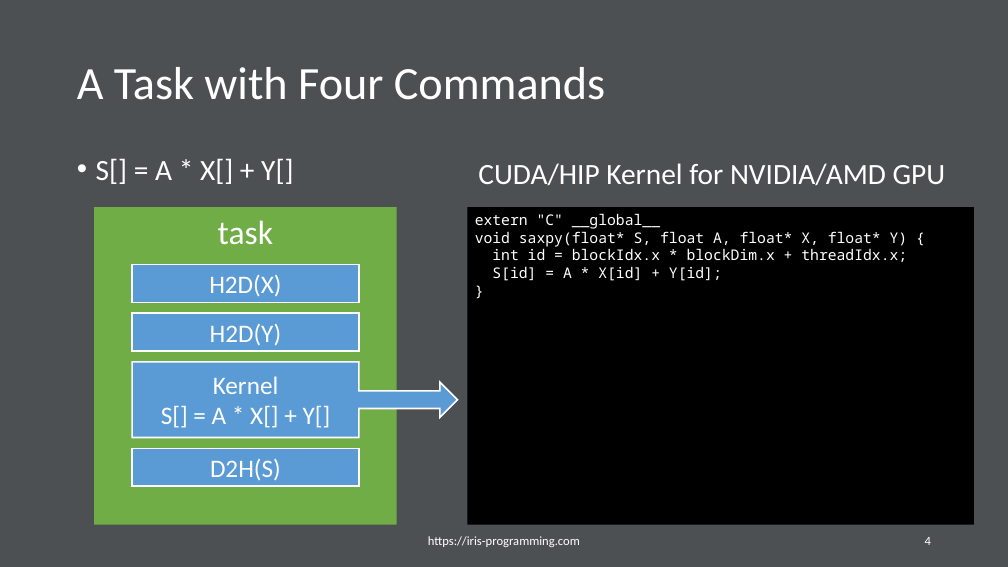
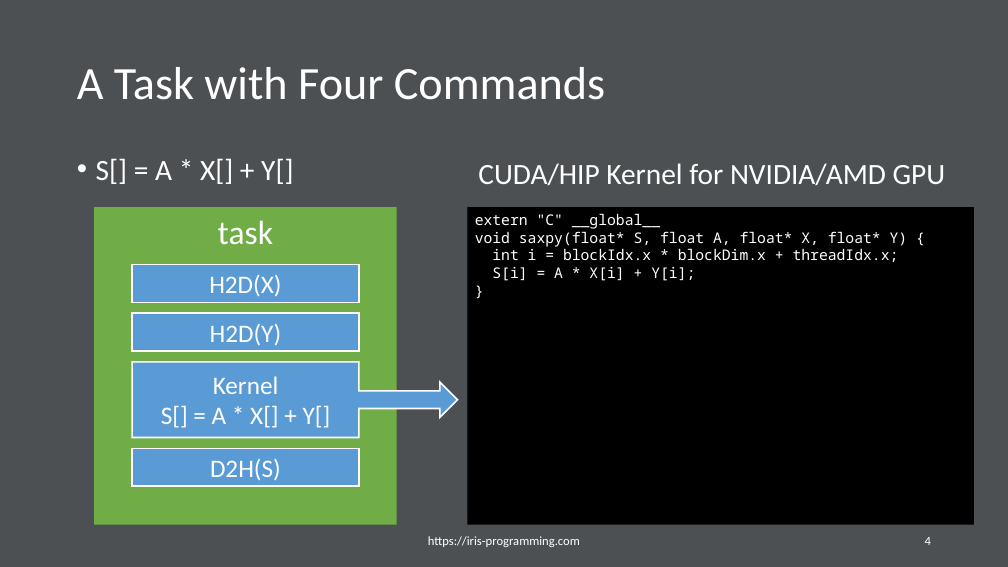
Before and after one commit to iris-programming/iris-programming.github.io, a slide deck: slide 4 of pdf/2021-tutorial-saxpy.pptx. Drawn at 1008x567 pixels with LibreOffice and Linux fonts; fonts in the diff are those of the drawing. Boxes give left, top, right and bottom in pixels: in the first picture for what was removed or moved away, otherwise in the second. Text is boxed around its words. In the diff, an @@ line names an element or a change of style, - is before the commit and + after.

```diff
--- a/pdf/2021-tutorial-saxpy.pptx
+++ b/pdf/2021-tutorial-saxpy.pptx
@@ text in rectangle at (x1=492, y1=248, x2=899, y2=281): text changed @@
-int id = blockIdx.x * blockDim.x + threadIdx.x;
-S[id] = A * X[id] + Y[id];
+int i = blockIdx.x * blockDim.x + threadIdx.x;
+S[i] = A * X[i] + Y[i];
```
Also in this commit, not shown: 7 other slides changed, 1 other file.
